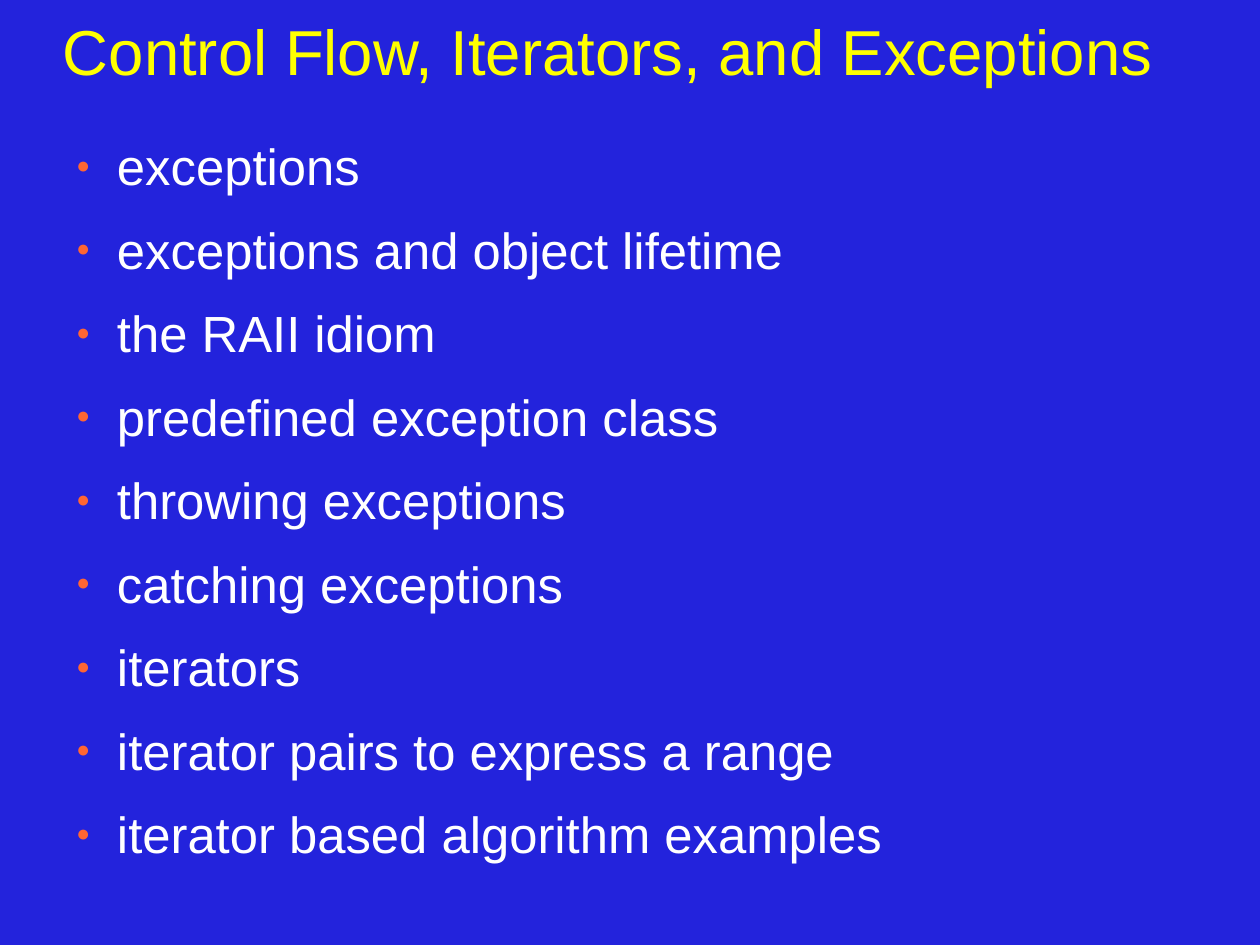
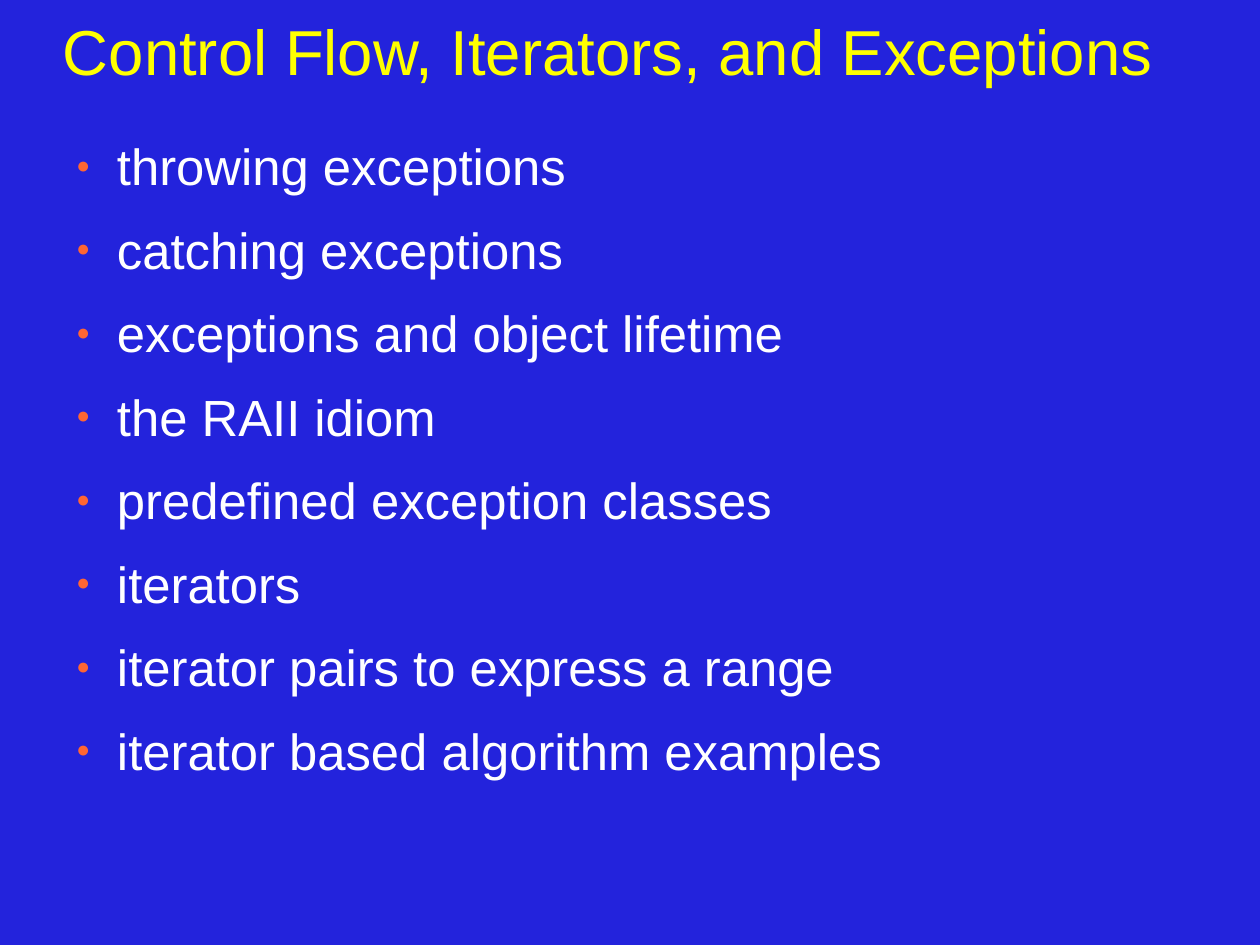
Before and after one commit to JonJagger/two-day-courses, a slide deck: slide 2 of cppf/05_Control_Flow_Iterators_and_Exceptions.odp. Drawn at 1260x945 pixels with LibreOffice and Linux fonts; fonts in the diff are those of the drawing. Boxes give left, top, right and bottom in pixels: in the first picture for what was removed or moved away, otherwise in the second. Text is boxed around its words. In the diff, an @@ line names an element or a change of style, - is before the commit and + after.

```diff
--- a/cppf/05_Control_Flow_Iterators_and_Exceptions.odp
+++ b/cppf/05_Control_Flow_Iterators_and_Exceptions.odp
@@ text at (x1=117, y1=148, x2=566, y2=279): text changed @@
-● exceptions
+● throwing exceptions
+● catching exceptions
@@ text at (x1=117, y1=482, x2=771, y2=530): text changed @@
-● predefined exception class
-● throwing exceptions
-● catching exceptions
+● predefined exception classes
```
Also in this commit, not shown: 6 other slides changed, 6 other files.
